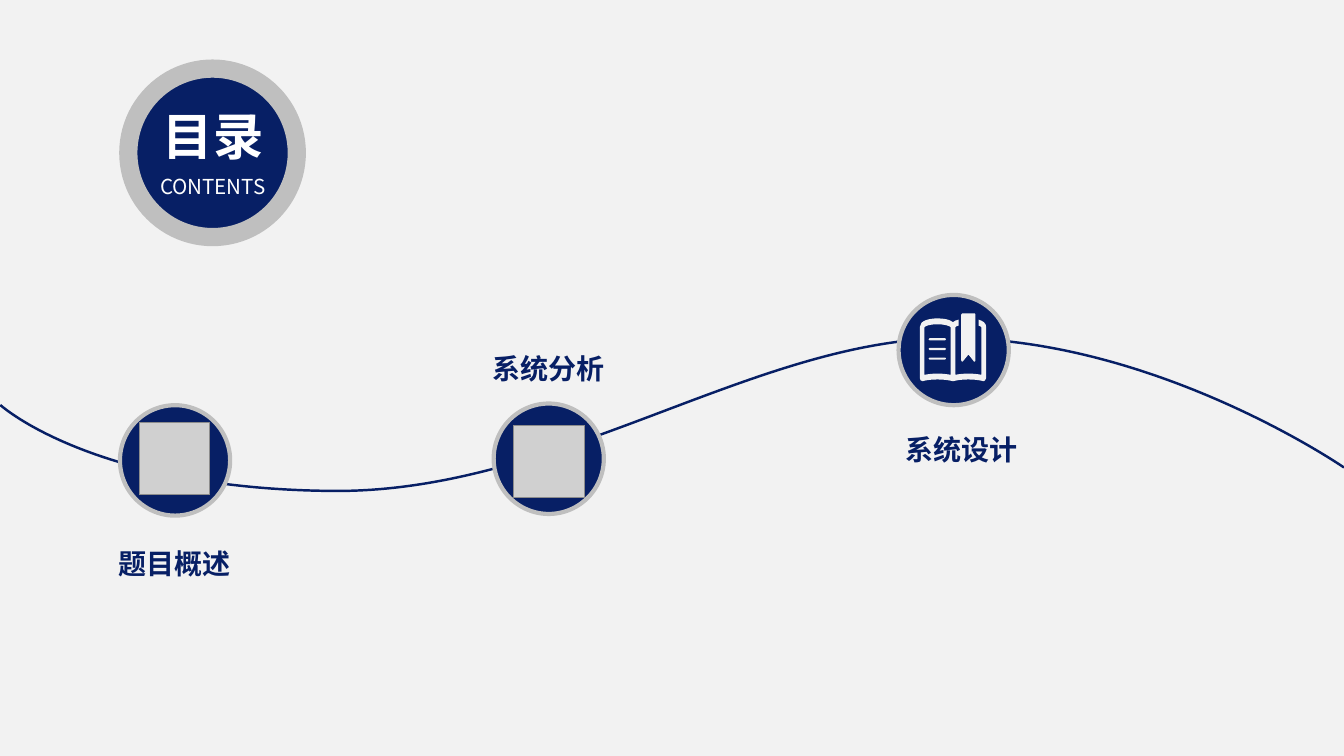
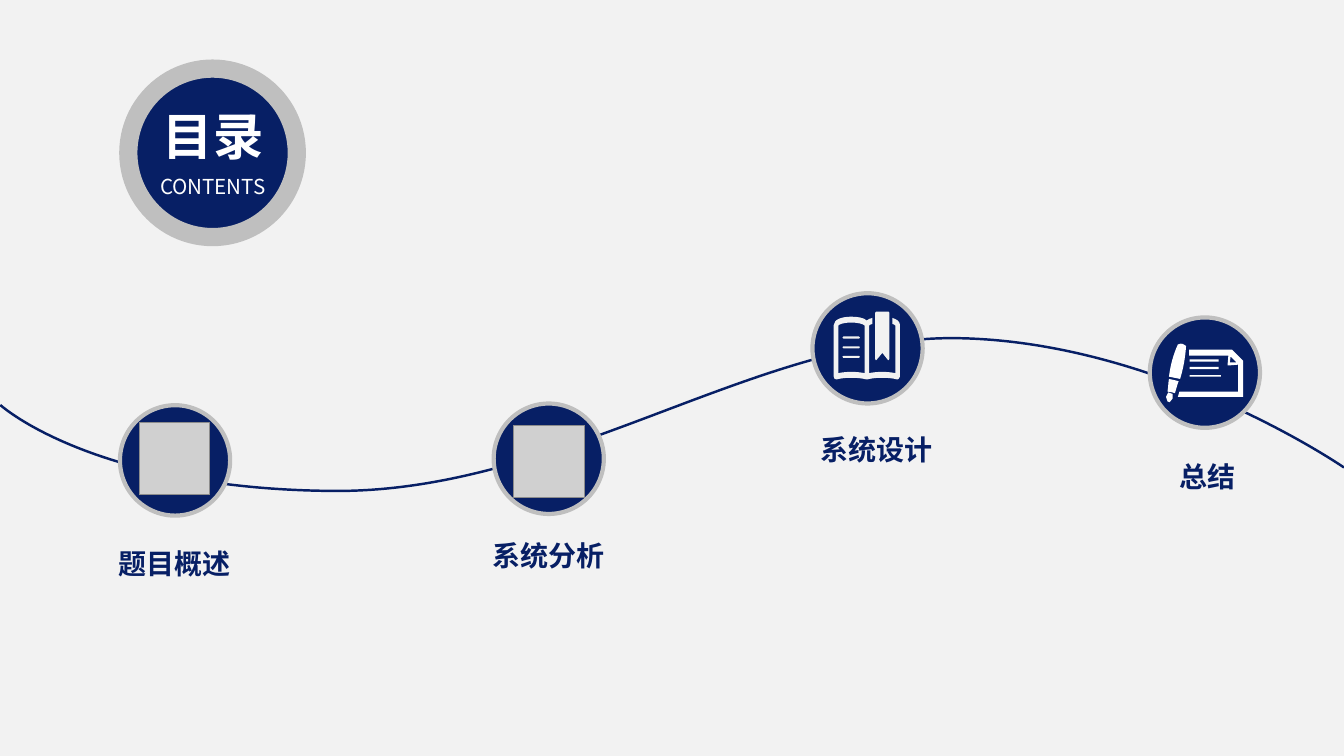
Before and after one commit to 19802358620/Course, a slide deck: slide 2 of 演示ppt/诚信工长装修平台的设计与实现.pptx. Drawn at 1344x756 pixels with LibreOffice and Linux fonts; fonts in the diff are those of the drawing; grey boxes stand for pictures. Boxes give left, top, right and bottom in pixels: in the first picture for what was removed or moved away, otherwise in the second. Text is boxed around its words. In the diff, an @@ line names an element or a change of style, - is before the commit and + after.

```diff
--- a/演示ppt/诚信工长装修平台的设计与实现.pptx
+++ b/演示ppt/诚信工长装修平台的设计与实现.pptx
@@ 5 freeform shapes, 1 text, 1 ellipse: place and size @@
-5 freeform shapes, 1 text, 1 ellipse at [898,295,1017,463]
+5 freeform shapes, 1 text, 1 ellipse at [813,293,933,463]
@@ ellipse added at [1150,318,1260,429], fill #071F65, outline #BFBFBF 3 pt @@
@@ freeform shape added at [1167,343,1244,402], fill #FFFFFF @@
@@ text added at [1179,463,1235,490], 20 pt, text #071F65, bold @@
+总结
@@ text "系统分析": place and size @@
-text "系统分析" at [493,355,605,382]
+text "系统分析" at [493,542,605,569]
```
Also in this commit, not shown: 2 other slides changed, 1 slide added, 17 other files.
